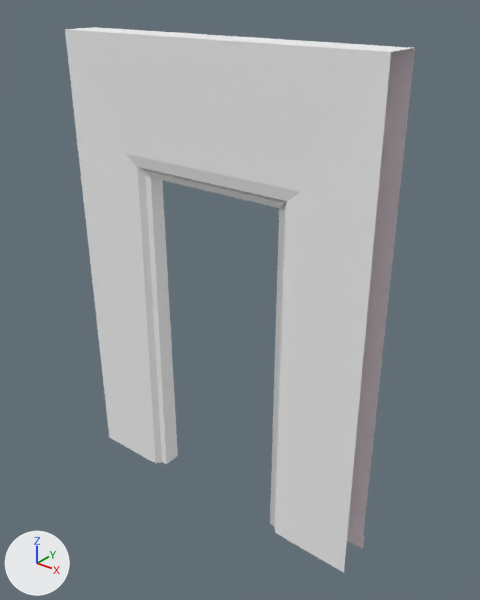
Renders of the FBX model Assets/Graphics/Environment/Modular/env_wall_entry_rectangular_door_Ext.fbx from each side of a commit.
Camera for both pictures: a camera (50 mm lens) standing at (3.25, -2.51, 3.06) and looking at (1.09, 0.18, 1.39). Lighting does not change. The marker at lower left points along +X, +Y and +Z. The first picture is the older version.

In view in the first picture: 'Casa pared rectang marco puerta Exterior'.
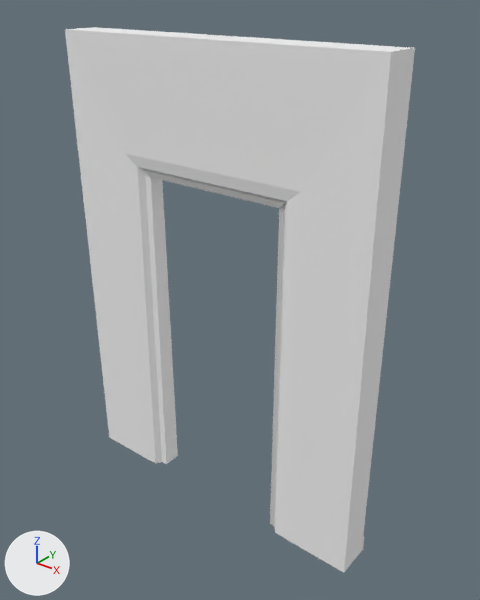
The edits, one by one:
me_cube_090 is used by ob_casa_pared_rectang_marco_puerta_exterior; location (0.0, 0.0, 0.0).
Verts and faces of me_cube_090; kept vertices keep their numbers, new ones are numbered from 64.
Before the commit, vertices of me_cube_090: 0 (1.99, -0.01, 2.8) at pixel (391, 51), 2 (1.99, 0.21, 2.8) at pixel (415, 47), 23 (2.0, 0.0, 0.0) at pixel (343, 572), 48 (2.0, 0.21, 0.1) at pixel (362, 538), 53 (2.0, 0.22, 0.0) at pixel (363, 549).
Before the commit, vertices of me_cube_090: 60 (2.0, 0.22, 0.1) at pixel (364, 536).
me_cube_090 had 64 vertices, 48 faces and spanned x 0.0..2.0, y -0.01..0.22, z 0.0..2.8.
me_cube_090 now has 66 vertices, 52 faces and spans x 0.0..2.0, y -0.01..0.22, z 0.0..2.8.
Part 1, on me_cube_090:
New vertex 64 is at (2.0, 0.21, 0.0), pixel (361, 550).
New faces: (48, 64, 53, 60) (mat_pared (picture img_paredtextura)).
New faces: (0, 23, 64, 2) (mat_paredexterior (picture img_env_wall_entry_rectangular_door_ext_fbm)).
me_cube_090 part 2: 47 kept faces spanning x 0.0..2.0, y -0.01..0.22, z 0.0..2.8 get new texture (UV) coordinates.
Other edits to the shape of me_cube_090 do not show in these pictures.

Changed parts and their boxes [x1, y1, x2, y2] in the pictures (480 x 600 px):
part 1 of me_cube_090, added: after [344, 48, 415, 572]
part 2 of me_cube_090, surface changed: [341, 47, 411, 572] in both
